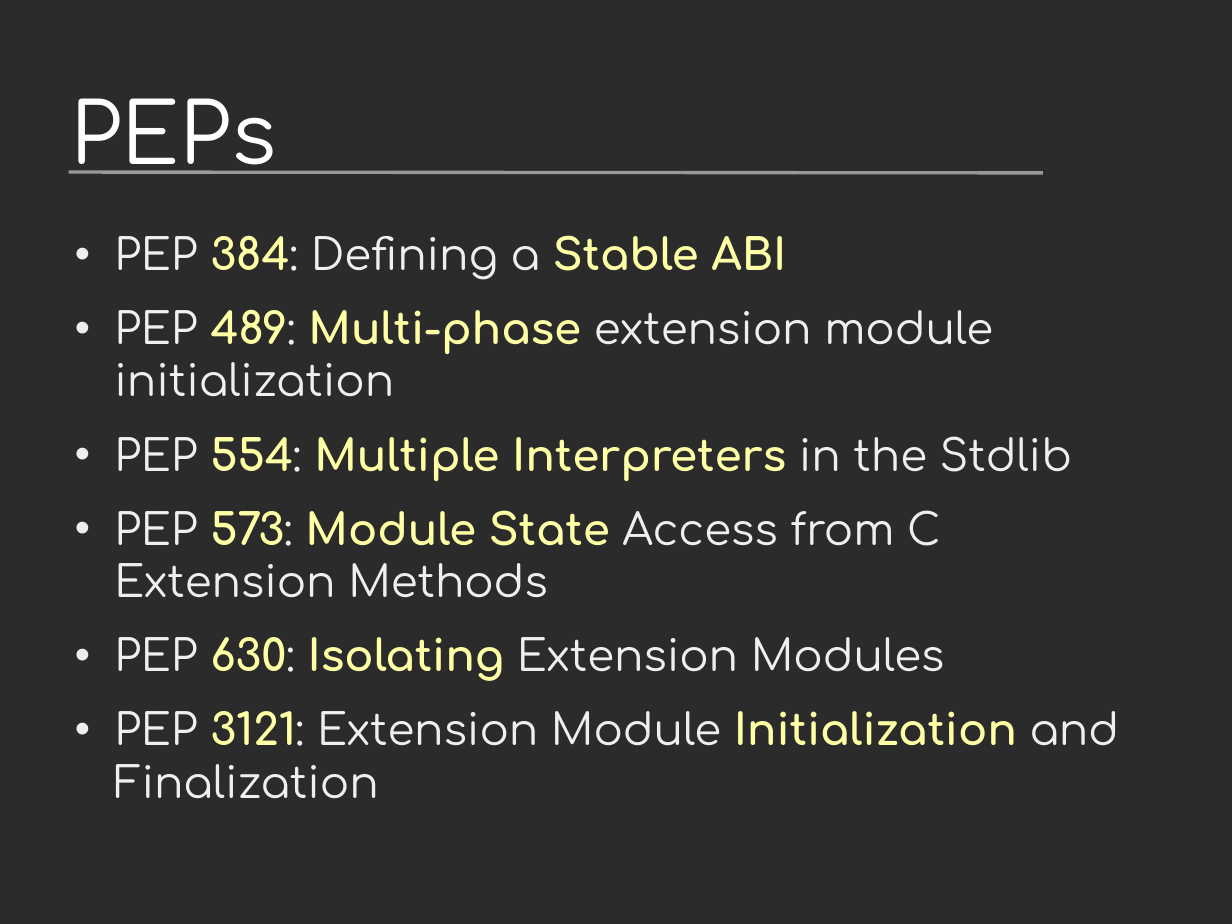
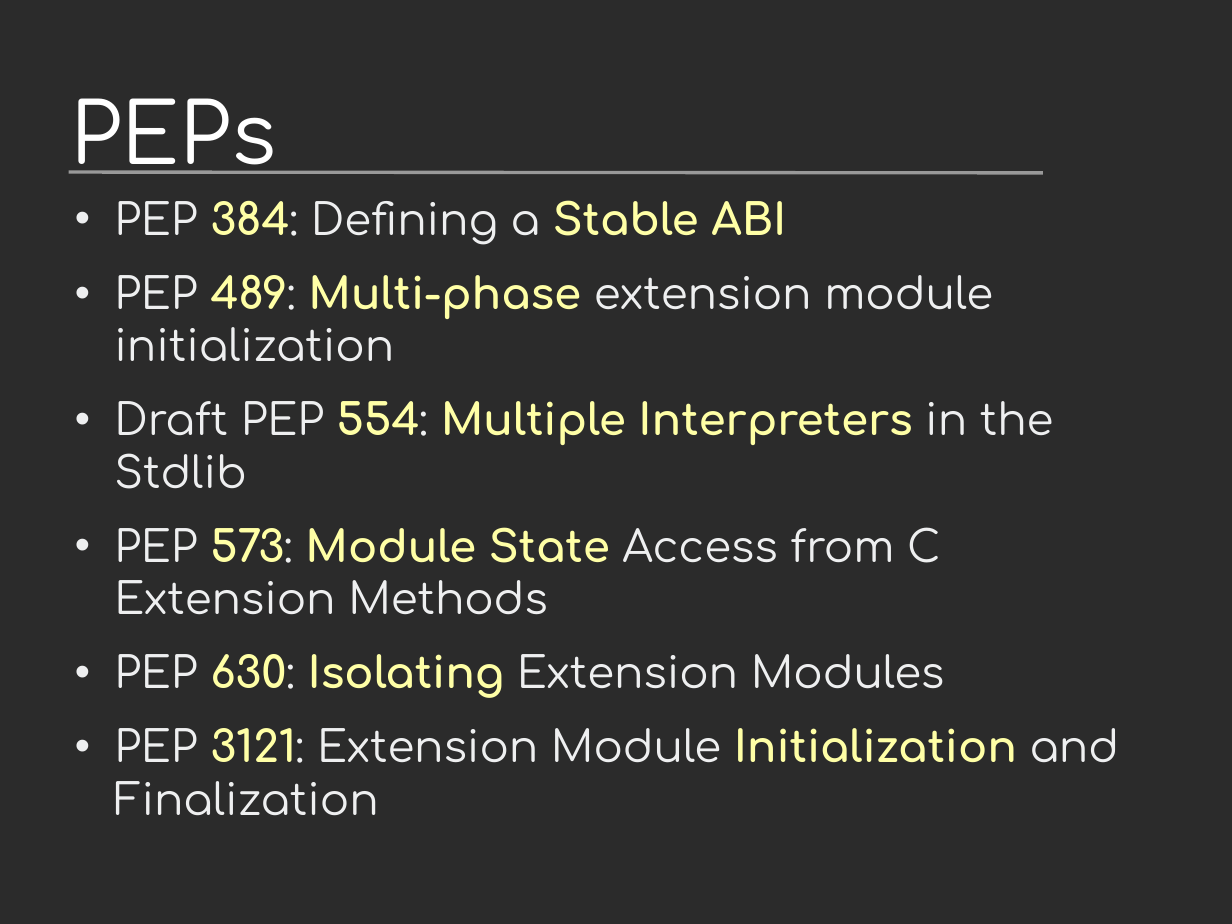
Before and after one commit to vstinner/talks, a slide deck: slide 11 of 2021-PyconUS/subinterpreters.odp. Drawn at 1232x924 pixels with LibreOffice and Linux fonts; fonts in the diff are those of the drawing; background and template pictures are left out; a plain dark background stands for a picture behind light text. Boxes give left, top, right and bottom in pixels: in the first picture for what was removed or moved away, otherwise in the second. Text is boxed around its words. In the diff, an @@ line names an element or a change of style, - is before the commit and + after.

```diff
--- a/2021-PyconUS/subinterpreters.odp
+++ b/2021-PyconUS/subinterpreters.odp
@@ text "PEP 384: Defining a Stable ...": place and size @@
-text "PEP 384: Defining a Stable ..." at bbox=[114, 235, 1119, 798]
+text "PEP 384: Defining a Stable ..." at bbox=[114, 200, 1119, 763]
@@ text at bbox=[114, 401, 1054, 489]: text changed @@
-• PEP 554: Multiple Interpreters in the Stdlib
+• Draft PEP 554: Multiple Interpreters in the Stdlib
```
Also in this commit, not shown: 28 other slides changed, 3 slides added, 2 other files.
